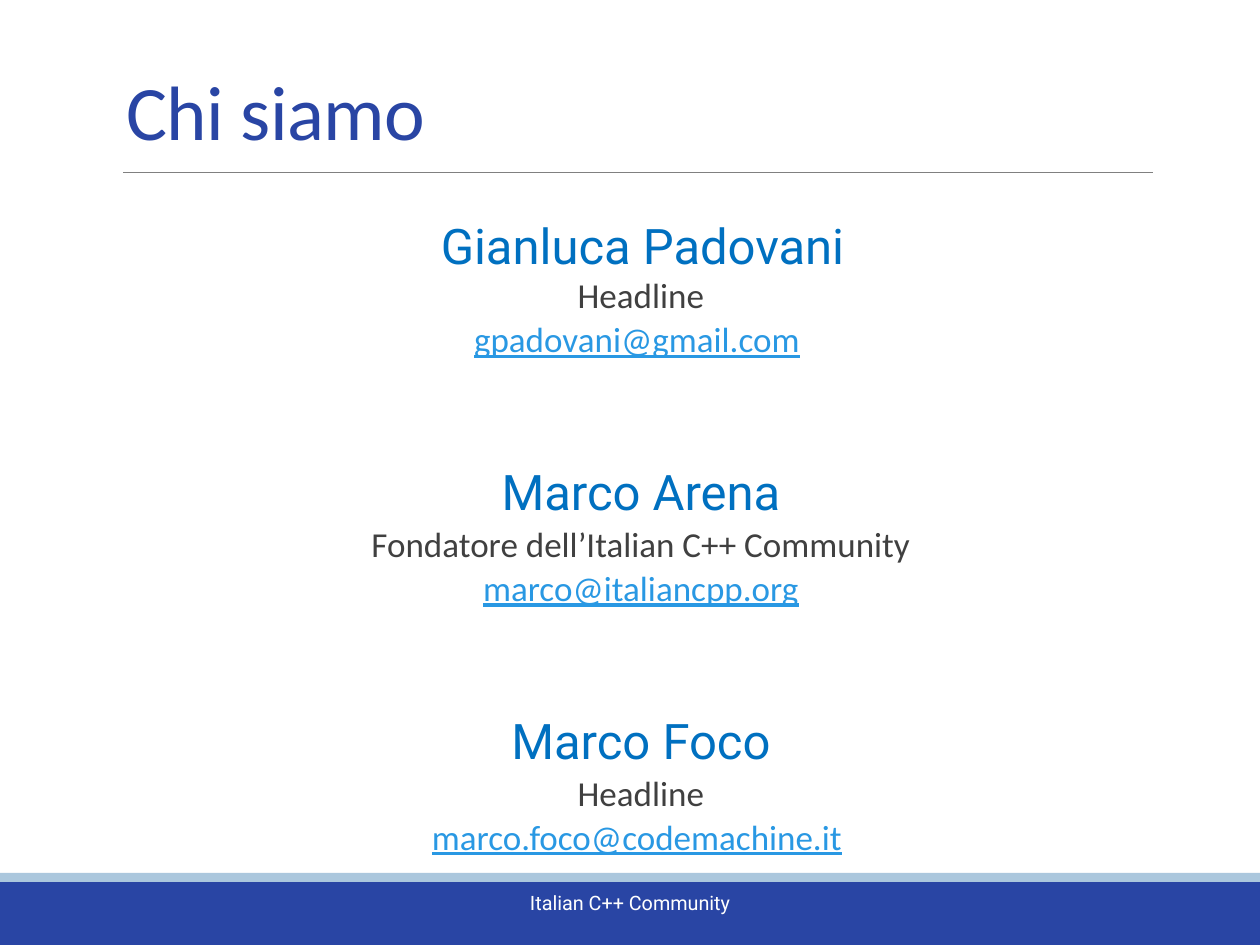
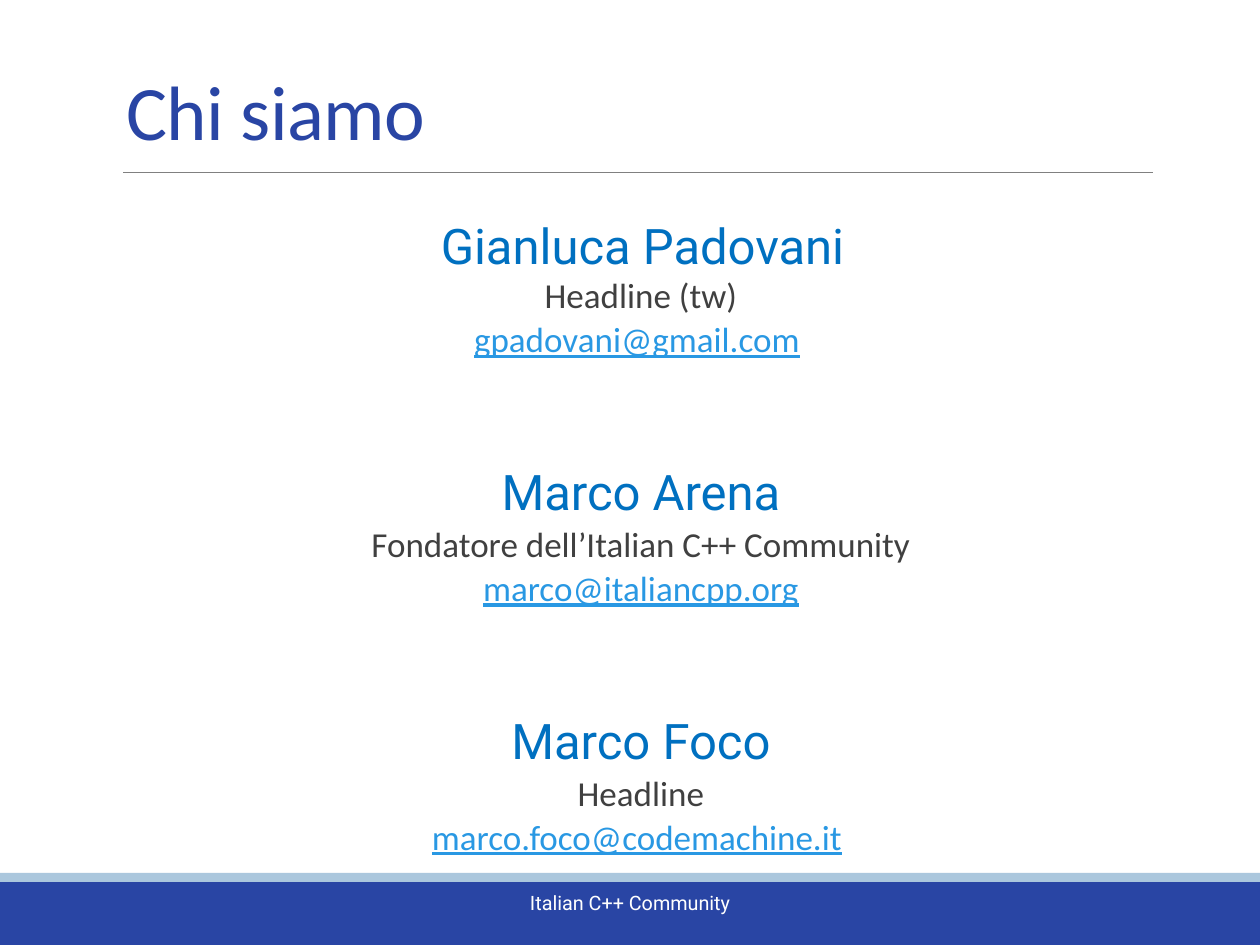
Before and after one commit to italiancpp/yahtzee-cpp, a slide deck: slide 2 of RefactoringCpp.pptx. Drawn at 1260x945 pixels with LibreOffice and Linux fonts; fonts in the diff are those of the drawing. Boxes give left, top, right and bottom in pixels: in the first picture for what was removed or moved away, otherwise in the second. Text is boxed around its words. In the diff, an @@ line names an element or a change of style, - is before the commit and + after.

```diff
--- a/RefactoringCpp.pptx
+++ b/RefactoringCpp.pptx
@@ text at bbox=[545, 282, 737, 313]: text changed @@
-  Headline
+  Headline (tw)
```
Also in this commit, not shown: 1 other slide changed, 3 slides added, 1 slide removed, 1 other file.
